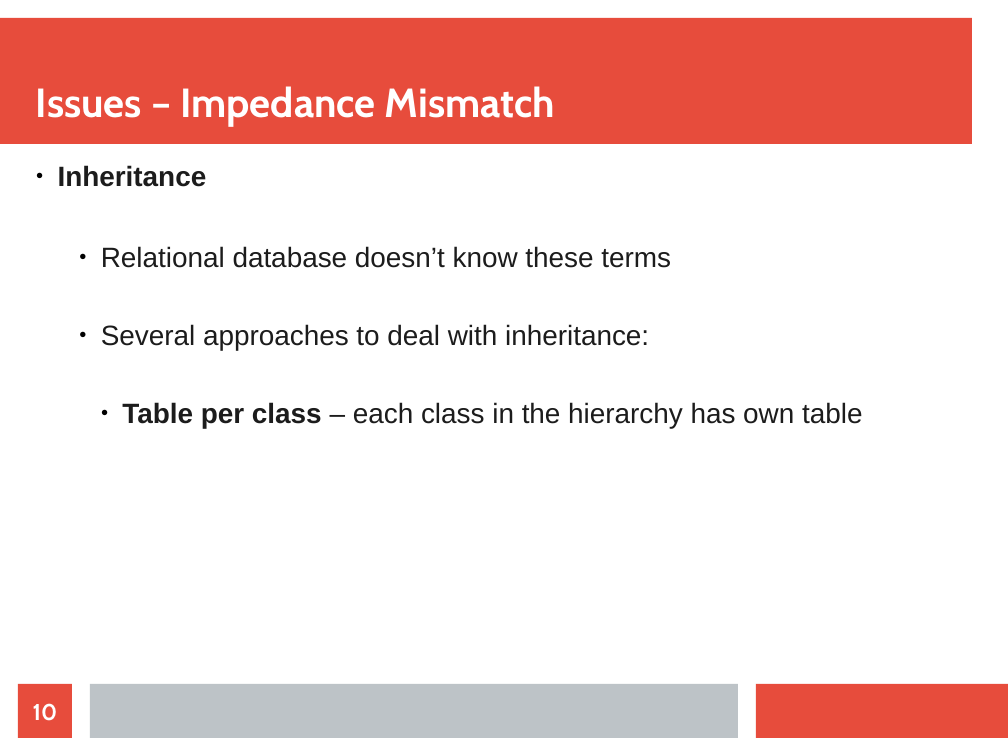
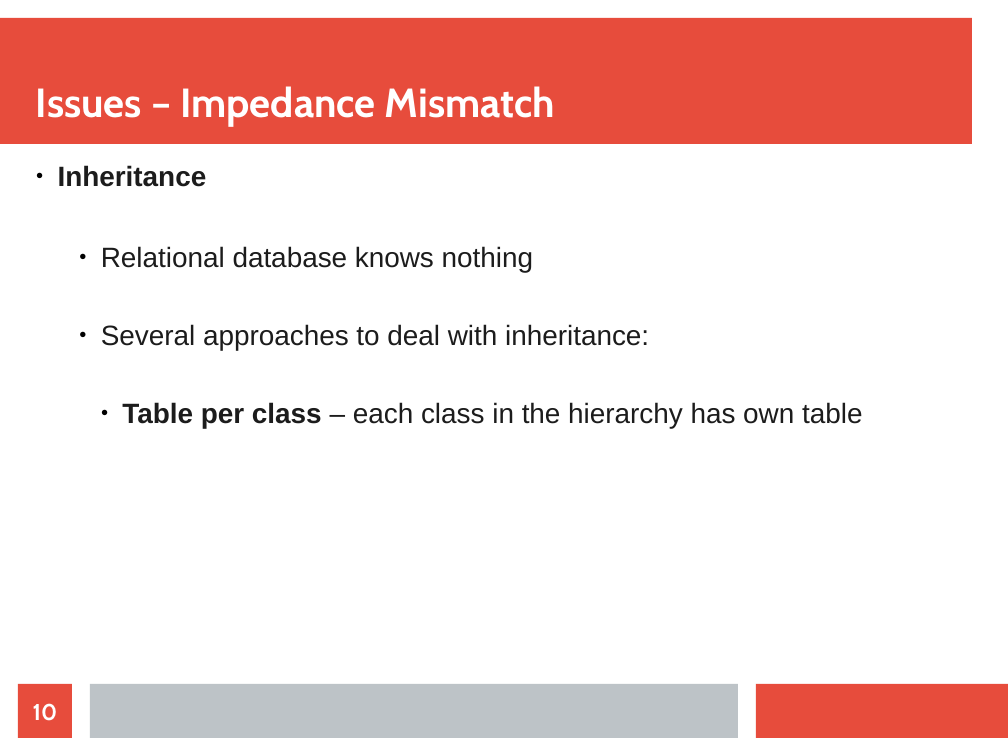
Before and after one commit to maxotta/pia-labs, a slide deck: slide 10 of lectures/persistence.odp. Drawn at 1008x756 pixels with LibreOffice and Linux fonts; fonts in the diff are those of the drawing. Boxes give left, top, right and bottom in pixels: in the first picture for what was removed or moved away, otherwise in the second. Text is boxed around its words. In the diff, an @@ line names an element or a change of style, - is before the commit and + after.

```diff
--- a/lectures/persistence.odp
+++ b/lectures/persistence.odp
@@ text at box(101, 246, 533, 273): text changed @@
-    ● Relational database doesn’t know these terms
+    ● Relational database knows nothing
```
Also in this commit, not shown: 3 other slides changed, 1 other file.
